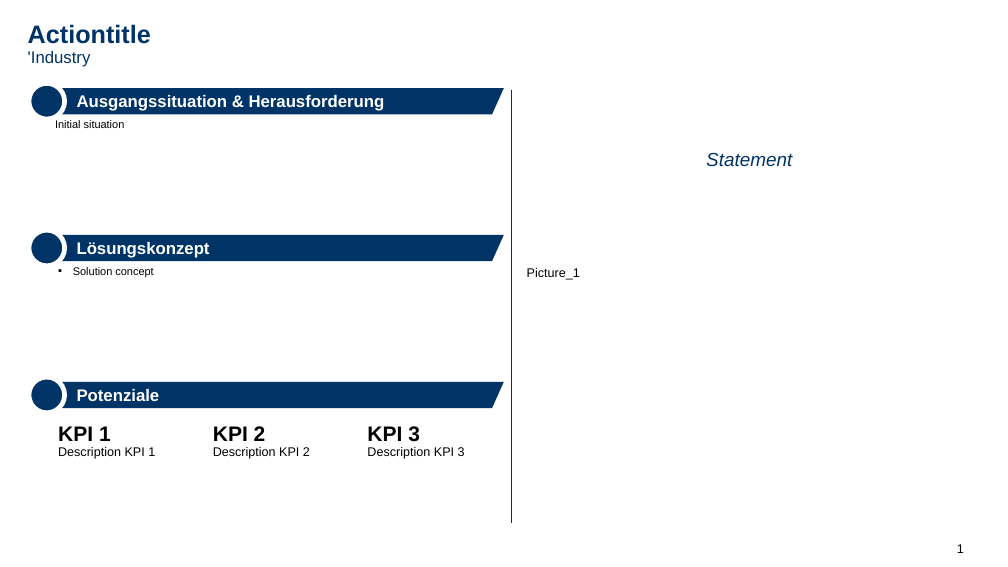
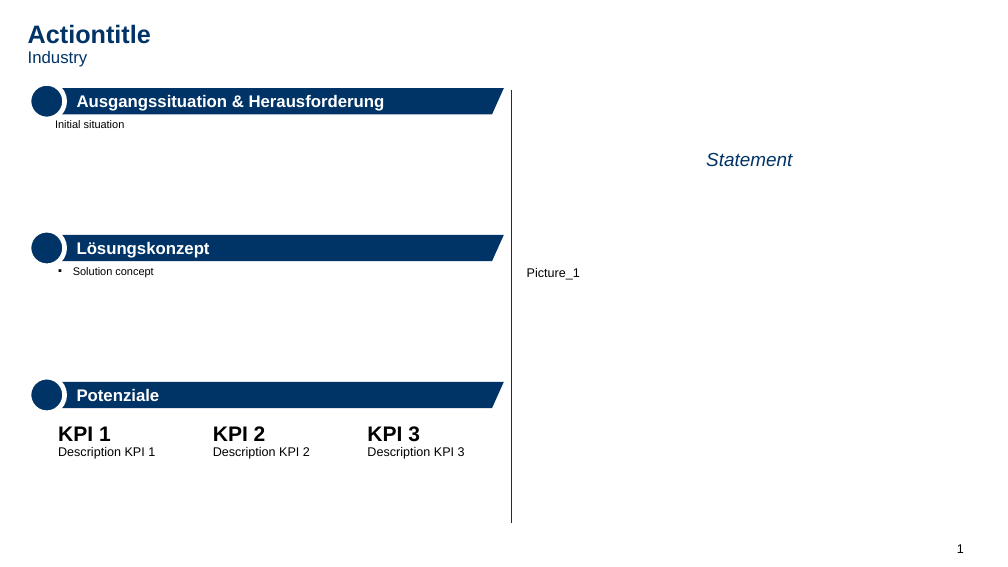
Before and after one commit to UvonW/caseStudy, a slide deck: slide 1 of case_study_template_1_16_9_de.pptx. Drawn at 1008x567 pixels with LibreOffice and Linux fonts; fonts in the diff are those of the drawing; background and template pictures are left out. Boxes give left, top, right and bottom in pixels: in the first picture for what was removed or moved away, otherwise in the second. Text is boxed around its words. In the diff, an @@ line names an element or a change of style, - is before the commit and + after.

```diff
--- a/case_study_template_1_16_9_de.pptx
+++ b/case_study_template_1_16_9_de.pptx
@@ text at (x1=28, y1=51, x2=88, y2=67): text changed @@
-'Industry
+Industry
```
